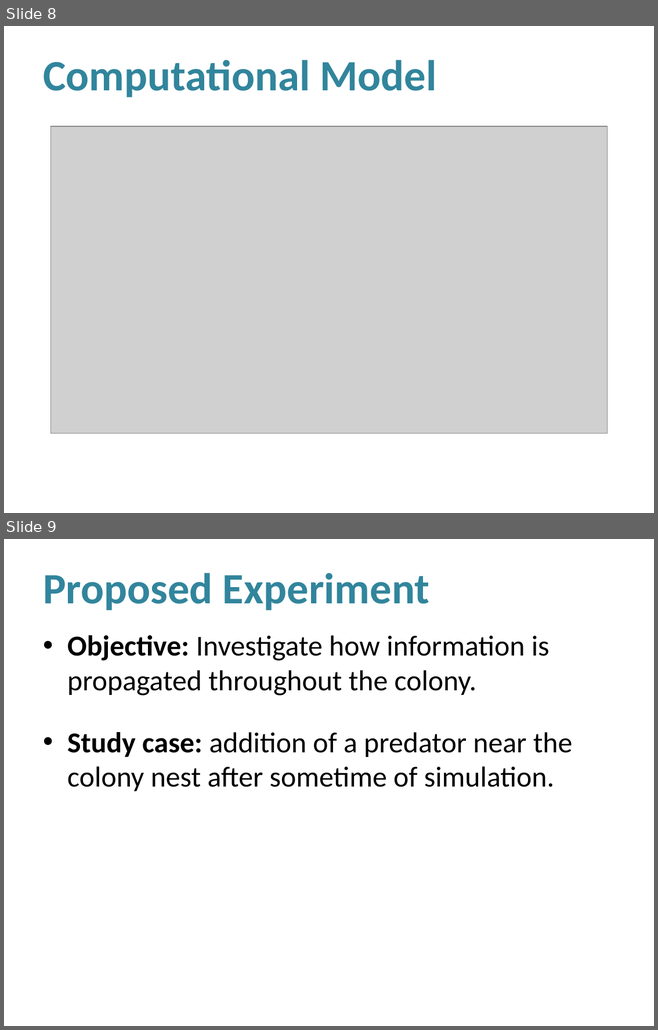
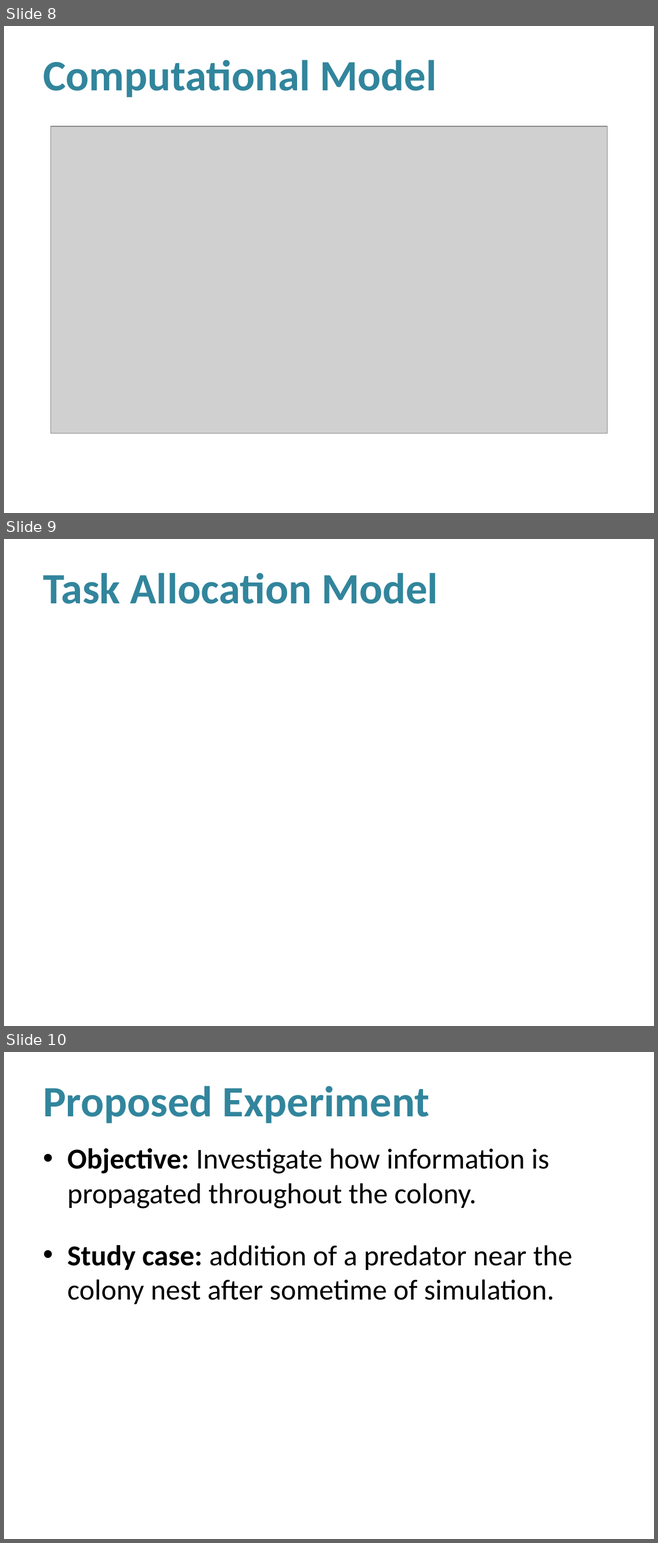
Before and after one commit to luiz-filipe/msc-project, a slide deck: presentation-june/Presentation.pptx. Shown one above the other, each under a label of ours: slides 8 and 9 before the commit, slides 8, 9 and 10 after it. The pictures are 658x1030 and 658x1543 pixels, drawn with LibreOffice and Linux fonts; fonts in the diff are those of the drawing; grey boxes stand for pictures; background and template pictures are left out. Boxes give left, top, right and bottom in pixels: in the first picture for what was removed or moved away, otherwise in the second. Text is boxed around its words. In the diff, an @@ line names an element or a change of style, - is before the commit and + after.

```diff
--- a/presentation-june/Presentation.pptx
+++ b/presentation-june/Presentation.pptx
@@ slide 9 added at (x1=4, y1=539, x2=654, y2=1026), background picture (left out) @@
@@ title added at (x1=43, y1=573, x2=438, y2=604), 48 pt, text #31859C, bold @@
+Task Allocation Model
@@ what was slide 9 is now slide 10 @@
```
Also in this commit, not shown: 1 slide changed, 3 other files.
